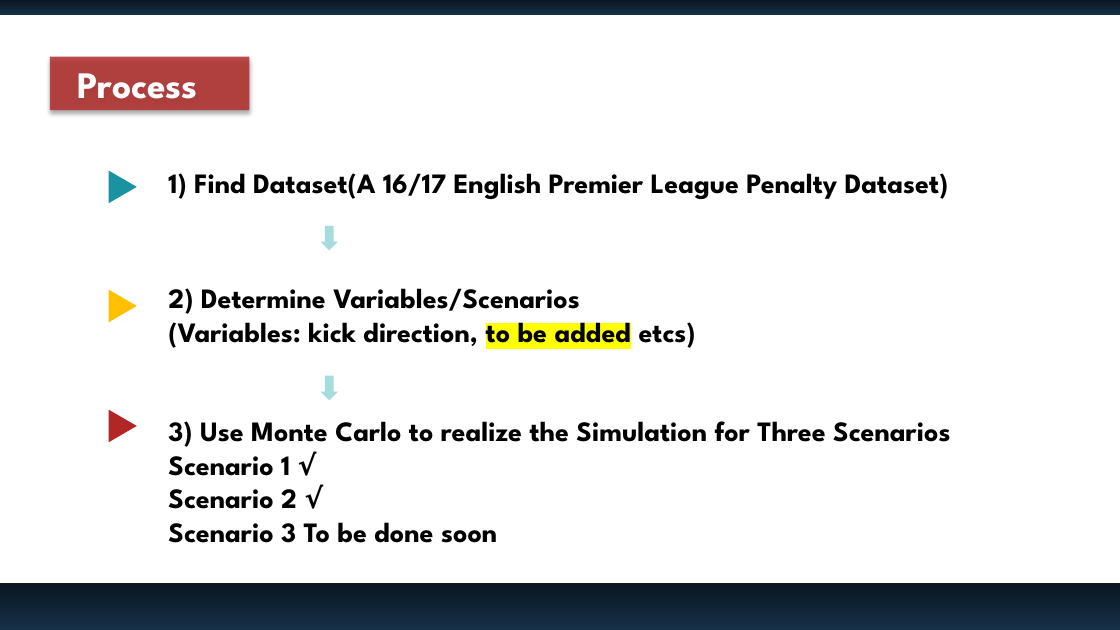
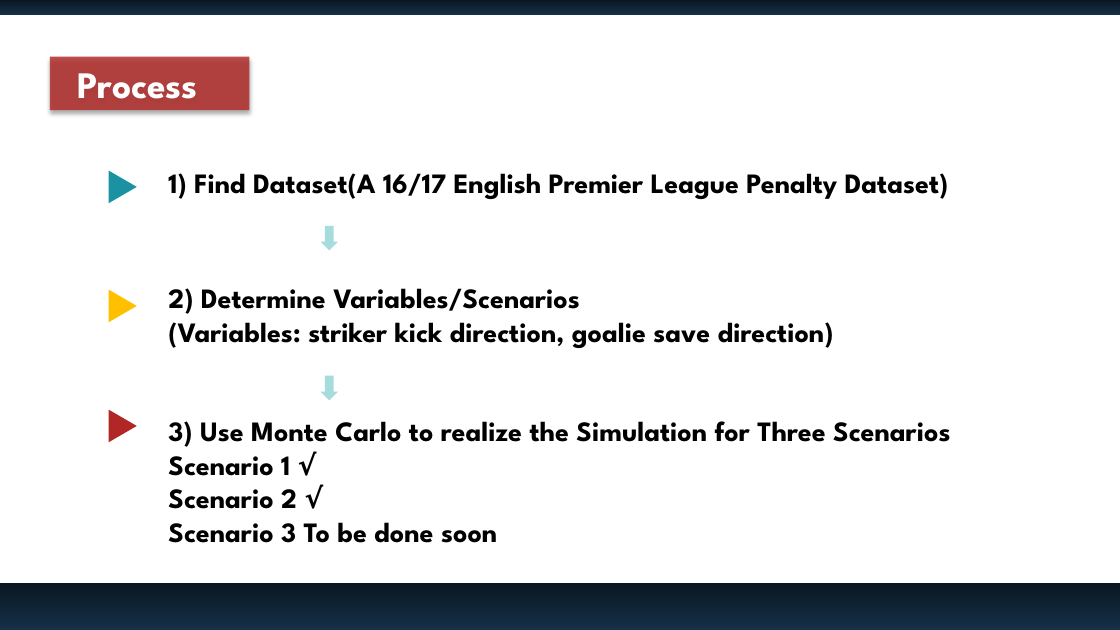
Before and after one commit to saloneeshah/Final-Project, a slide deck: slide 5 of Goalkeepr Success Rate Slide.pptx. Drawn at 1120x630 pixels with LibreOffice and Linux fonts; fonts in the diff are those of the drawing. Boxes give left, top, right and bottom in pixels: in the first picture for what was removed or moved away, otherwise in the second. Text is boxed around its words. In the diff, an @@ line names an element or a change of style, - is before the commit and + after.

```diff
--- a/Goalkeepr Success Rate Slide.pptx
+++ b/Goalkeepr Success Rate Slide.pptx
@@ text at [168,322,834,348]: text changed @@
-(Variables: kick direction, to be added etcs)
+(Variables: striker kick direction, goalie save direction)
```
Also in this commit, not shown: 1 other slide changed.
